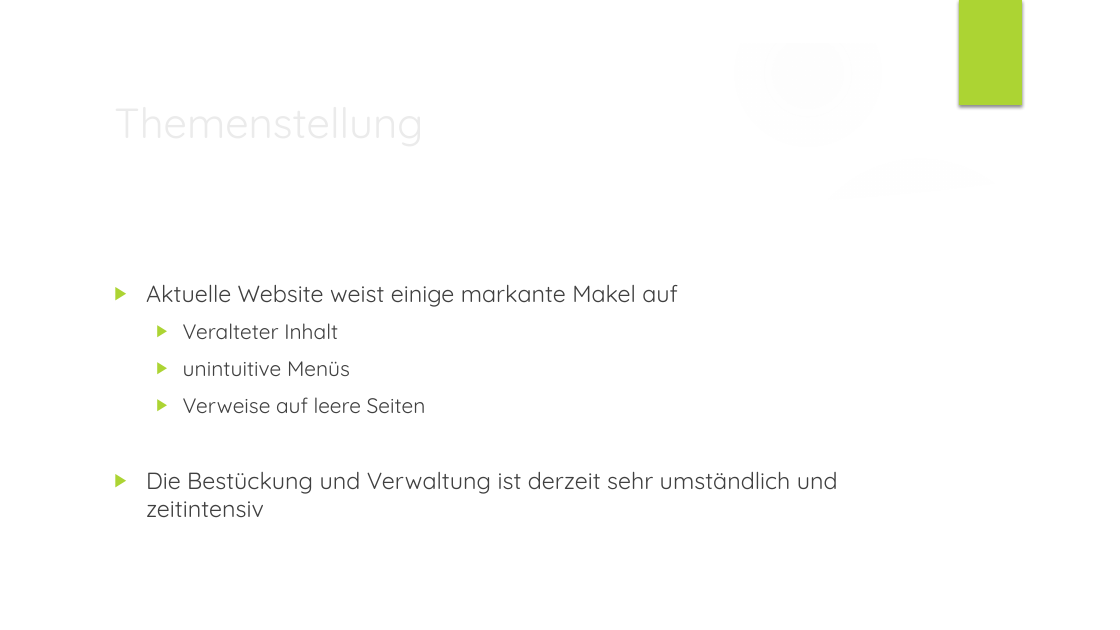
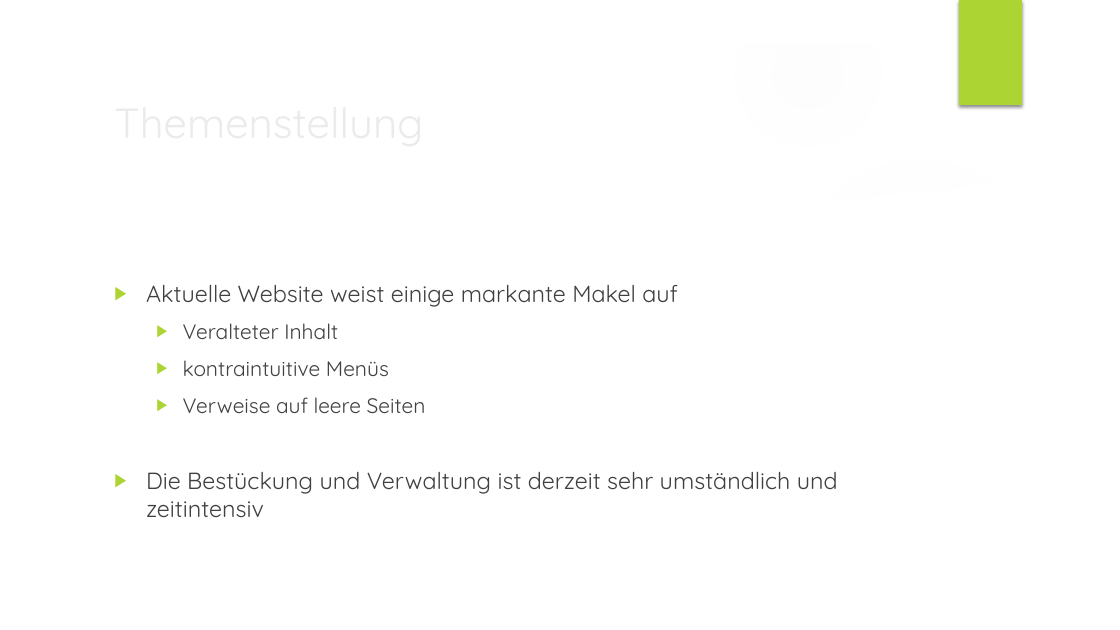
Before and after one commit to TobiHatti/DA-WebSite-BadmintonOOE, a slide deck: slide 3 of writing-work/Vorpräsentation.pptx (slide 2 before the commit). Drawn at 1120x630 pixels with LibreOffice and Linux fonts; fonts in the diff are those of the drawing; background and template pictures are left out. Boxes give left, top, right and bottom in pixels: in the first picture for what was removed or moved away, otherwise in the second. Text is boxed around its words. In the diff, an @@ line names an element or a change of style, - is before the commit and + after.

```diff
--- a/writing-work/Vorpräsentation.pptx
+++ b/writing-work/Vorpräsentation.pptx
@@ text at <box>183,360,389,376</box>: text changed @@
-  ▶ unintuitive Menüs
+  ▶ kontraintuitive Menüs
```
Also in this commit, not shown: 1 slide added, 1 other file.
